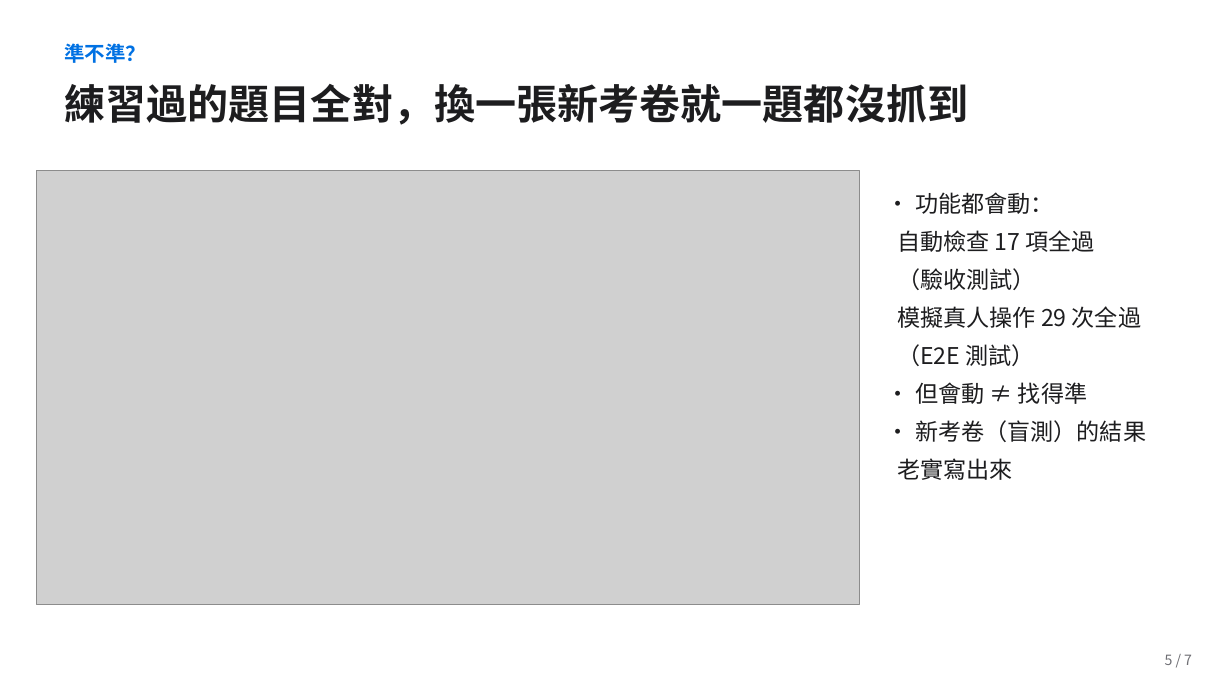
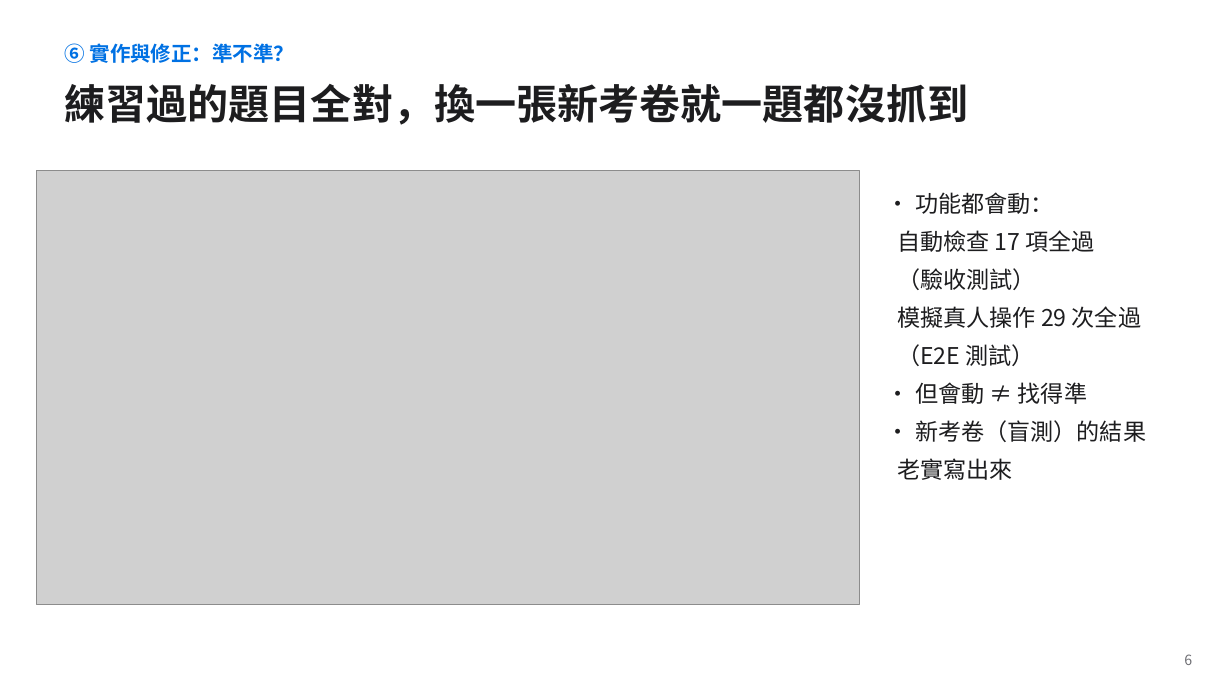
Before and after one commit to jaylooloomi/contract-check, a slide deck: slide 9 of docs/deck/合約外規檢查_簡報.pptx (slide 7 before the commit). Drawn at 1232x693 pixels with LibreOffice and Linux fonts; fonts in the diff are those of the drawing; grey boxes stand for pictures. Boxes give left, top, right and bottom in pixels: in the first picture for what was removed or moved away, otherwise in the second. Text is boxed around its words. In the diff, an @@ line names an element or a change of style, - is before the commit and + after.

```diff
--- a/docs/deck/合約外規檢查_簡報.pptx
+++ b/docs/deck/合約外規檢查_簡報.pptx
@@ text at bbox=[64, 43, 295, 63]: text changed @@
-準不準？
+⑥ 實作與修正：準不準？
@@ text at bbox=[1184, 654, 1192, 665]: text changed @@
-5 / 7
+6
```
Also in this commit, not shown: 8 other slides changed, 4 slides added, 1 slide removed, 20 other files.
